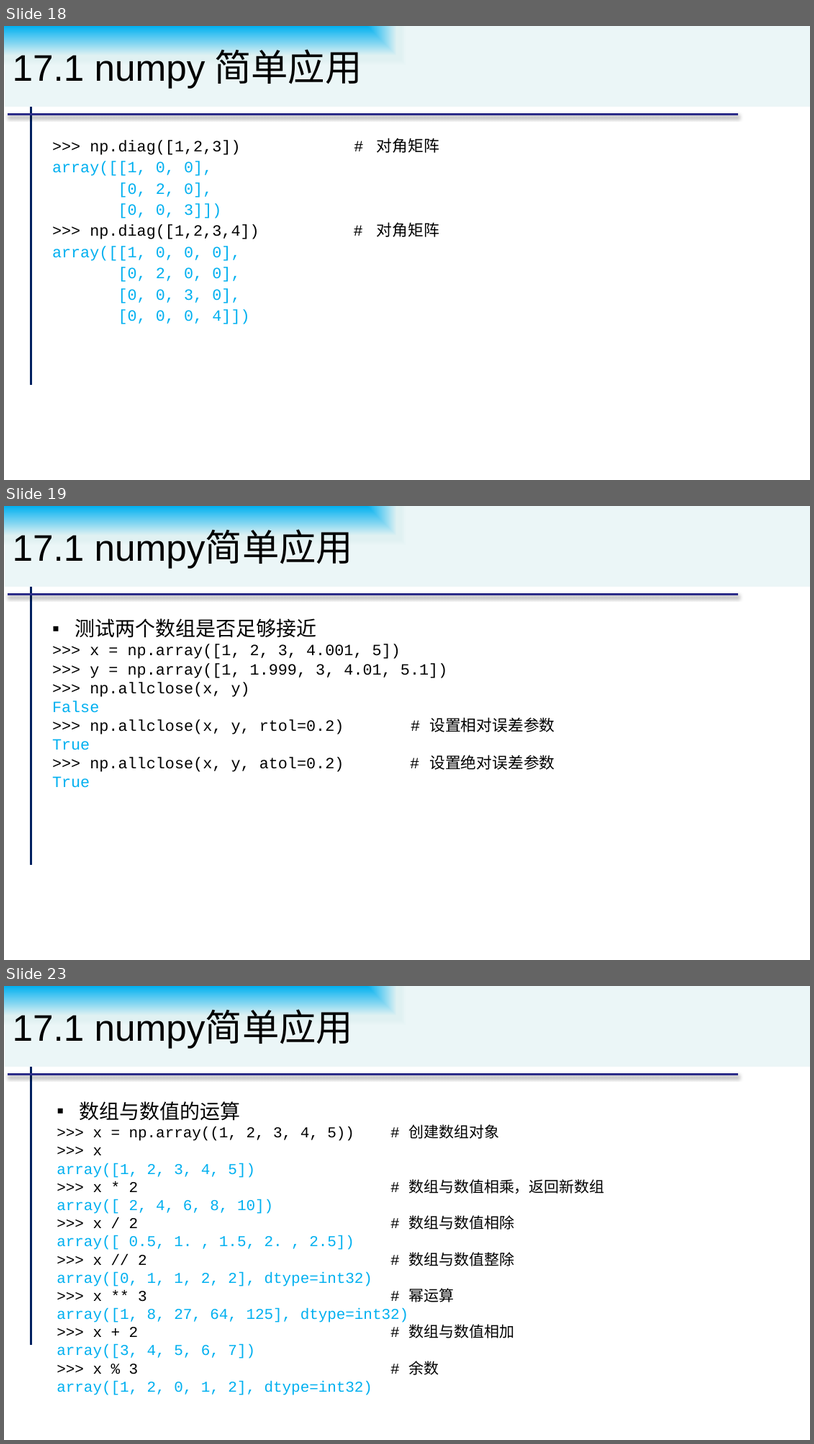
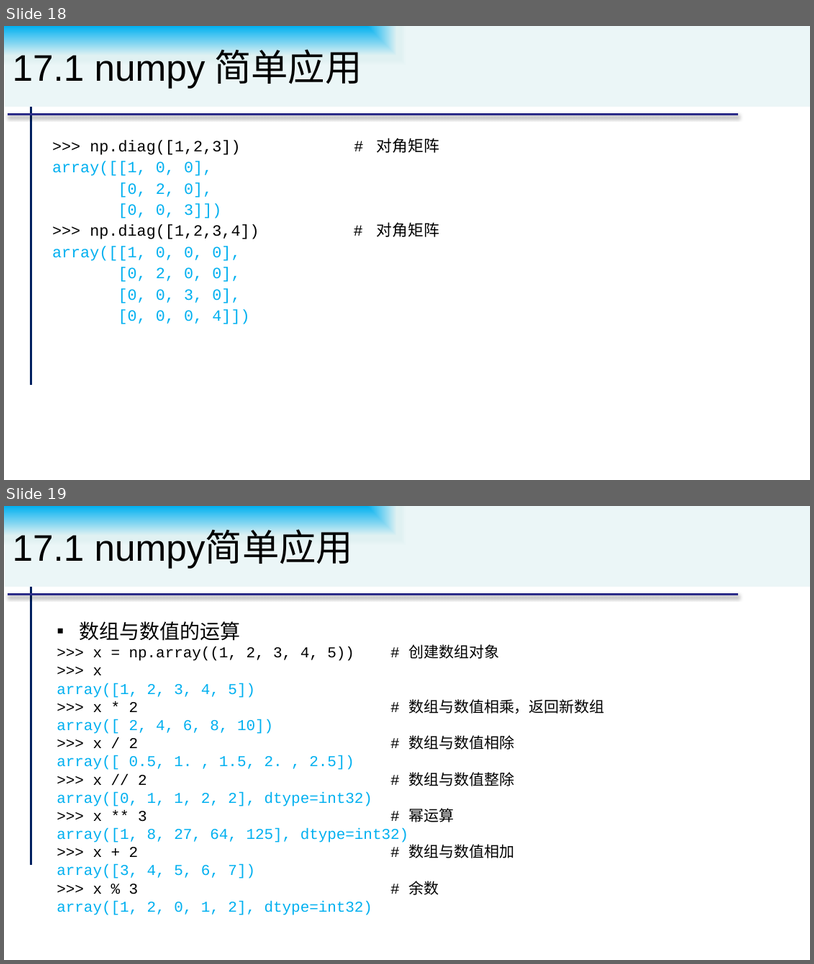
Before and after one commit to pengxj/PythonCourse, a slide deck: slides/第17章 1-科学计算.pptx. Shown one above the other, each under a label of ours: slides 18, 19 and 23 before the commit, slides 18 and 19 after it; the slides between them are not shown. The pictures are 814x1444 and 814x964 pixels, drawn with LibreOffice and Linux fonts; fonts in the diff are those of the drawing. Boxes give left, top, right and bottom in pixels: in the first picture for what was removed or moved away, otherwise in the second. Text is boxed around its words. In the diff, an @@ line names an element or a change of style, - is before the commit and + after.

```diff
--- a/slides/第17章 1-科学计算.pptx
+++ b/slides/第17章 1-科学计算.pptx
@@ slide 19 removed at (4, 506, 810, 960), background #FFFFFF; not listed: 2 template elements that a slide beside it also shows @@
@@ title removed at (4, 506, 810, 587) @@
-17.1 numpy简单应用
@@ text removed at (52, 618, 555, 788) @@
-▪ 测试两个数组是否足够接近
->>> x = np.array([1, 2, 3, 4.001, 5])
->>> y = np.array([1, 1.999, 3, 4.01, 5.1])
->>> np.allclose(x, y)
-False
->>> np.allclose(x, y, rtol=0.2) # 设置相对误差参数
-True
->>> np.allclose(x, y, atol=0.2) # 设置绝对误差参数
-True
@@ what was slide 23 is now slide 19 @@
```
Also in this commit, not shown: 4 slides changed, 18 other slides removed, 1 other file.
